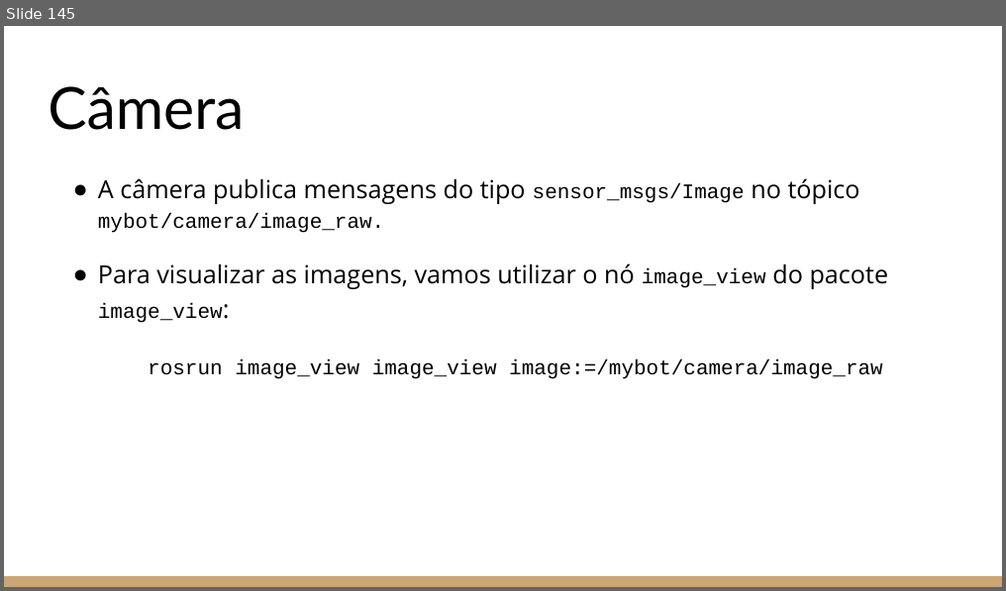
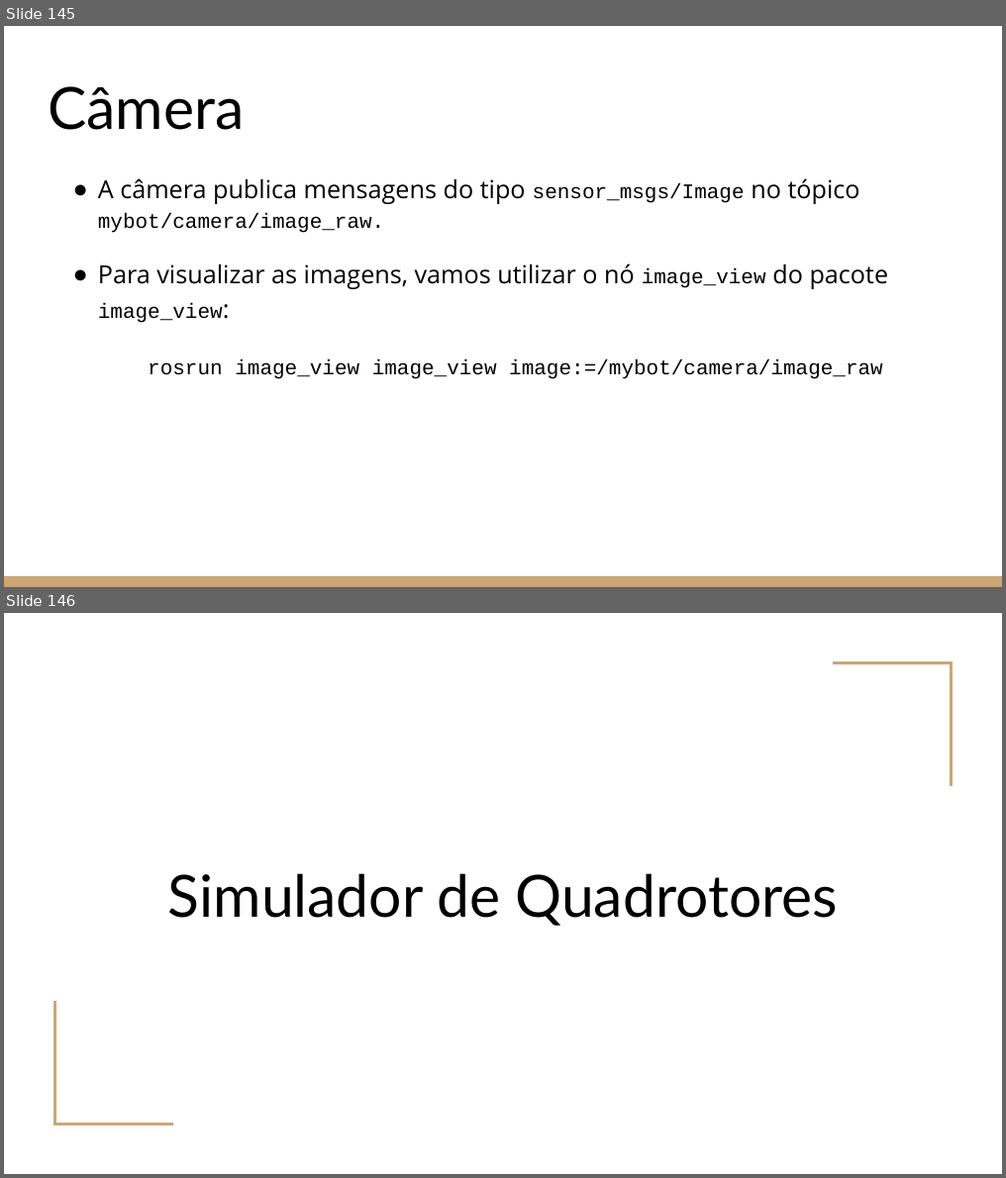
Before and after one commit to Leledj/ros_e_gazebo, a slide deck: Introdução ao ROS e ao Gazebo.pptx. Shown one above the other, each under a label of ours: slide 145 before the commit, slides 145 and 146 after it. The pictures are 1006x591 and 1006x1178 pixels, drawn with LibreOffice and Linux fonts; fonts in the diff are those of the drawing. Boxes give left, top, right and bottom in pixels: in the first picture for what was removed or moved away, otherwise in the second. Text is boxed around its words. In the diff, an @@ line names an element or a change of style, - is before the commit and + after.

```diff
--- a/Introdução ao ROS e ao Gazebo.pptx
+++ b/Introdução ao ROS e ao Gazebo.pptx
@@ slide 146 added at (x1=4, y1=613, x2=1002, y2=1174), background #FFFFFF @@
@@ freeform shape added at (x1=834, y1=663, x2=951, y2=785), outline #CCA677 2.25 pt @@
@@ title added at (x1=168, y1=873, x2=838, y2=926), 42 pt, text #000000 @@
+Simulador de Quadrotores
@@ freeform shape added at (x1=54, y1=1001, x2=172, y2=1124), outline #CCA677 2.25 pt @@
```
Also in this commit, not shown: 48 other slides added, 2 other files.
